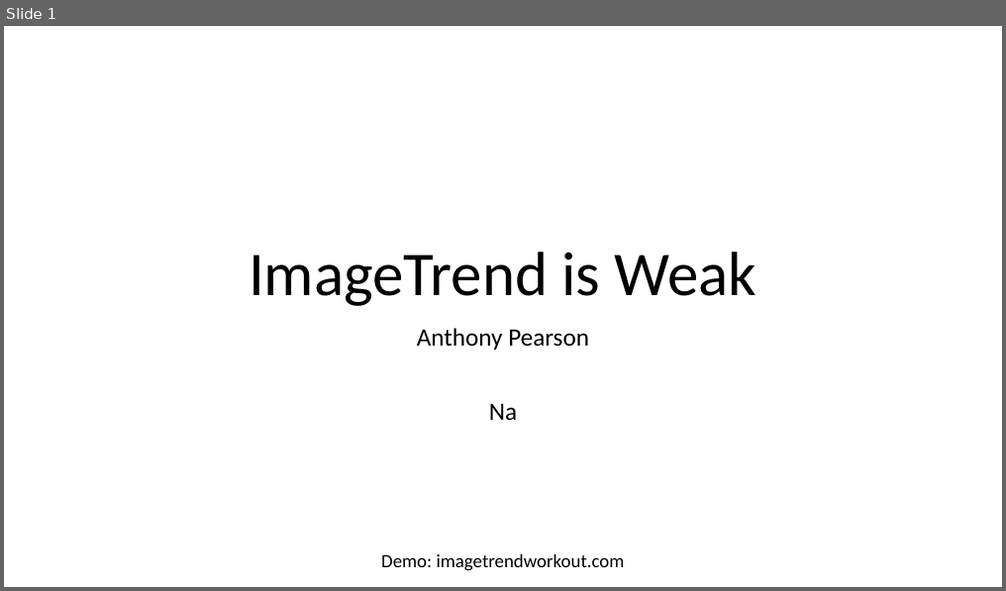
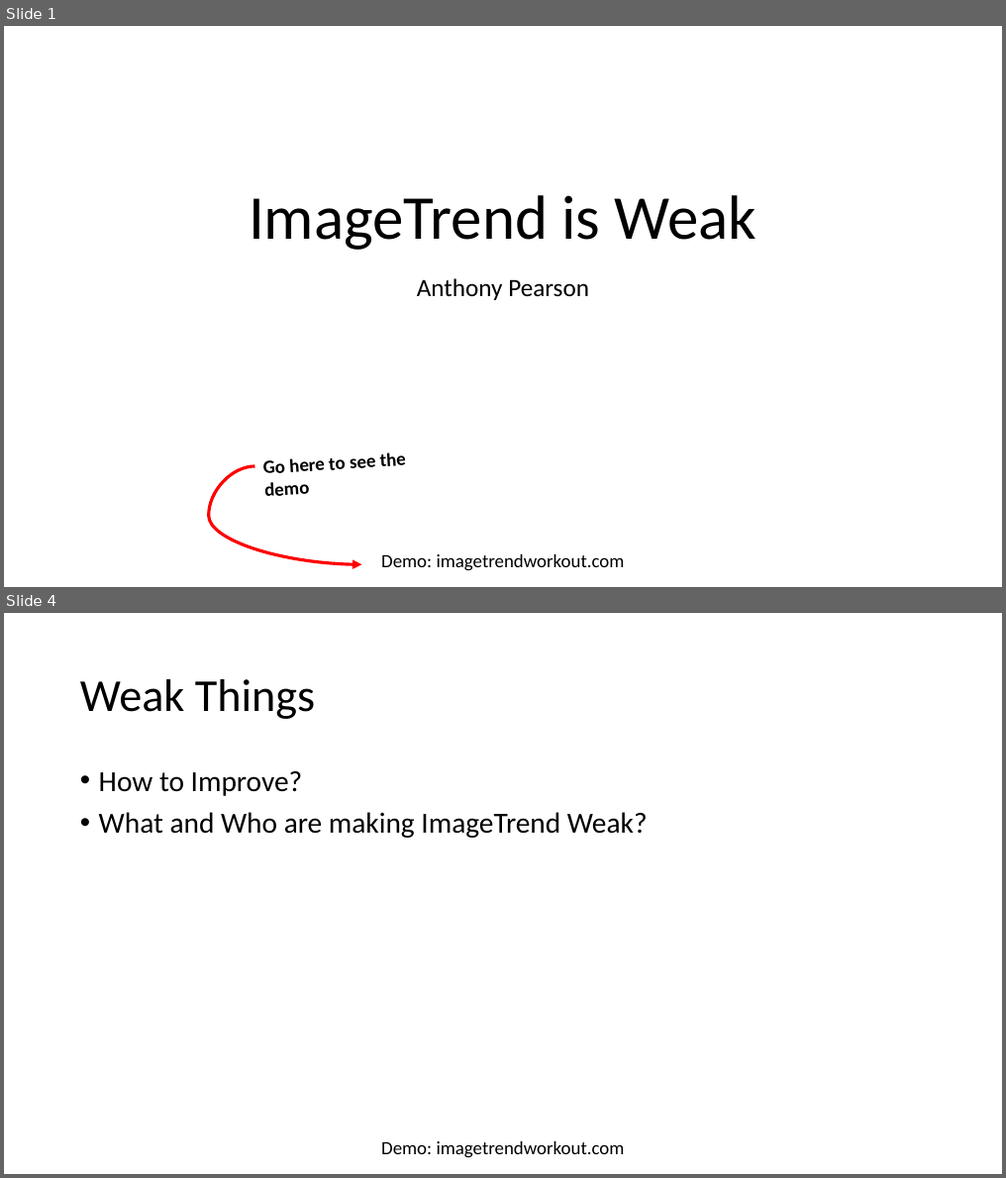
Before and after one commit to ajgoldenwings/imagetrendworkout, a slide deck: Presentation.pptx. Shown one above the other, each under a label of ours: slide 1 before the commit, slides 1 and 4 after it; the slides between them are not shown. The pictures are 1006x591 and 1006x1178 pixels, drawn with LibreOffice and Linux fonts; fonts in the diff are those of the drawing. Boxes give left, top, right and bottom in pixels: in the first picture for what was removed or moved away, otherwise in the second. Text is boxed around its words. In the diff, an @@ line names an element or a change of style, - is before the commit and + after.

```diff
--- a/Presentation.pptx
+++ b/Presentation.pptx
@@ slide 4 added at box(4, 613, 1002, 1174), background #FFFFFF; not listed: 1 template element that a slide beside it also shows @@
@@ title added at box(80, 679, 315, 719), 44 pt, text #000000 @@
+Weak Things
@@ text added at box(99, 771, 648, 838), 28 pt, text #000000 @@
+• How to Improve?
+• What and Who are making ImageTrend Weak?
@@ slide 1 changed as well @@
@@ title "ImageTrend is Weak": place and size @@
-title "ImageTrend is Weak" at box(249, 252, 757, 306)
+title "ImageTrend is Weak" at box(249, 195, 757, 250)
@@ subtitle "Anthony Pearson": place and size @@
-subtitle "Anthony Pearson" at box(417, 328, 589, 421)
+subtitle "Anthony Pearson" at box(417, 278, 589, 300)
@@ subtitle at box(489, 403, 517, 421): paragraph removed @@
-Na
@@ curved arrow added from (254, 467) to (361, 565), #FF0000 3 pt @@
@@ text added at box(263, 453, 406, 496), 18 pt, text #000000, bold @@
+Go here to see the demo
```
Also in this commit, not shown: 13 other slides added, 1 other file.
